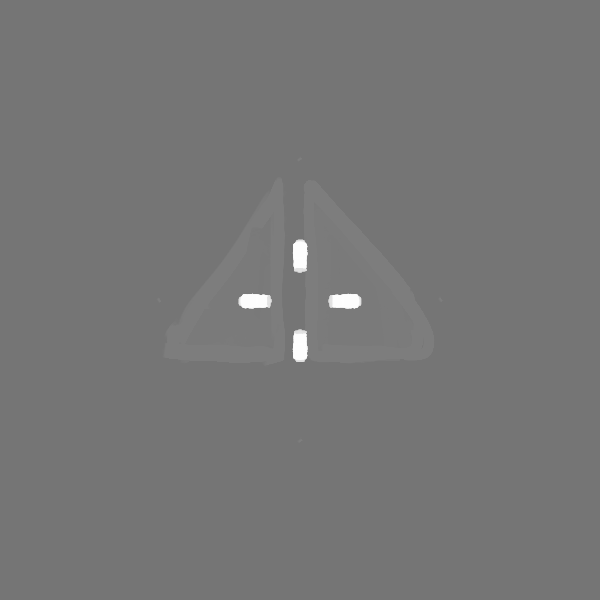
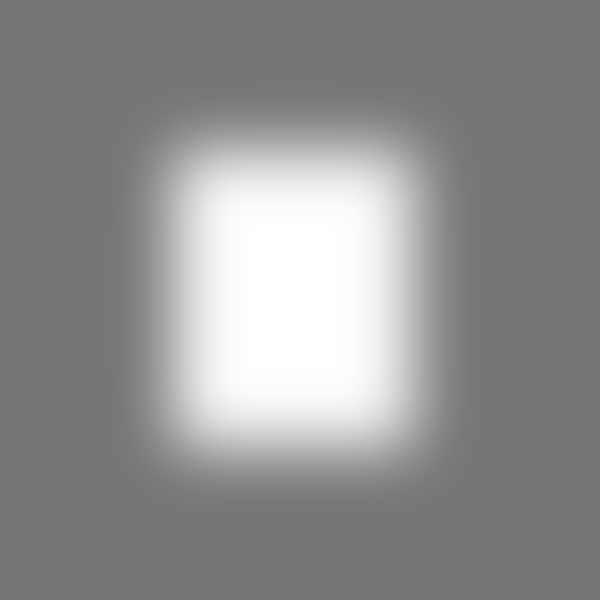
Layered file, before and after one edit (600 x 600). Changes by layer:
added layer "pageShadow" above "Layer 11" over [113,89,475,509]
added group "misc" with 9 layers above "crosshair" over [113,89,475,509]
hid "crosshairGlide", moved it into group "misc" over [161,176,435,367]
hid group "crosshair" (6 layers) over [156,156,444,443]
